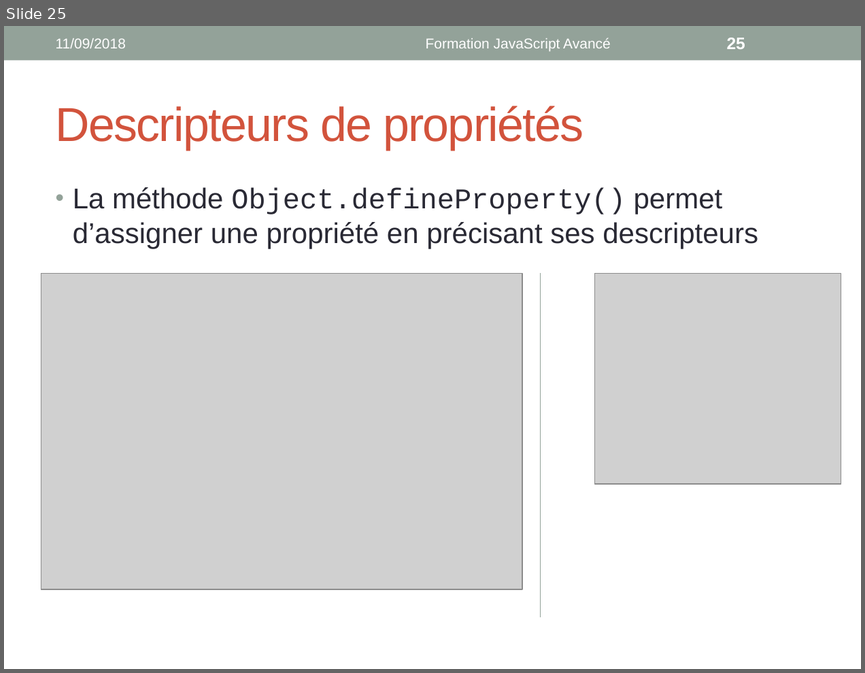
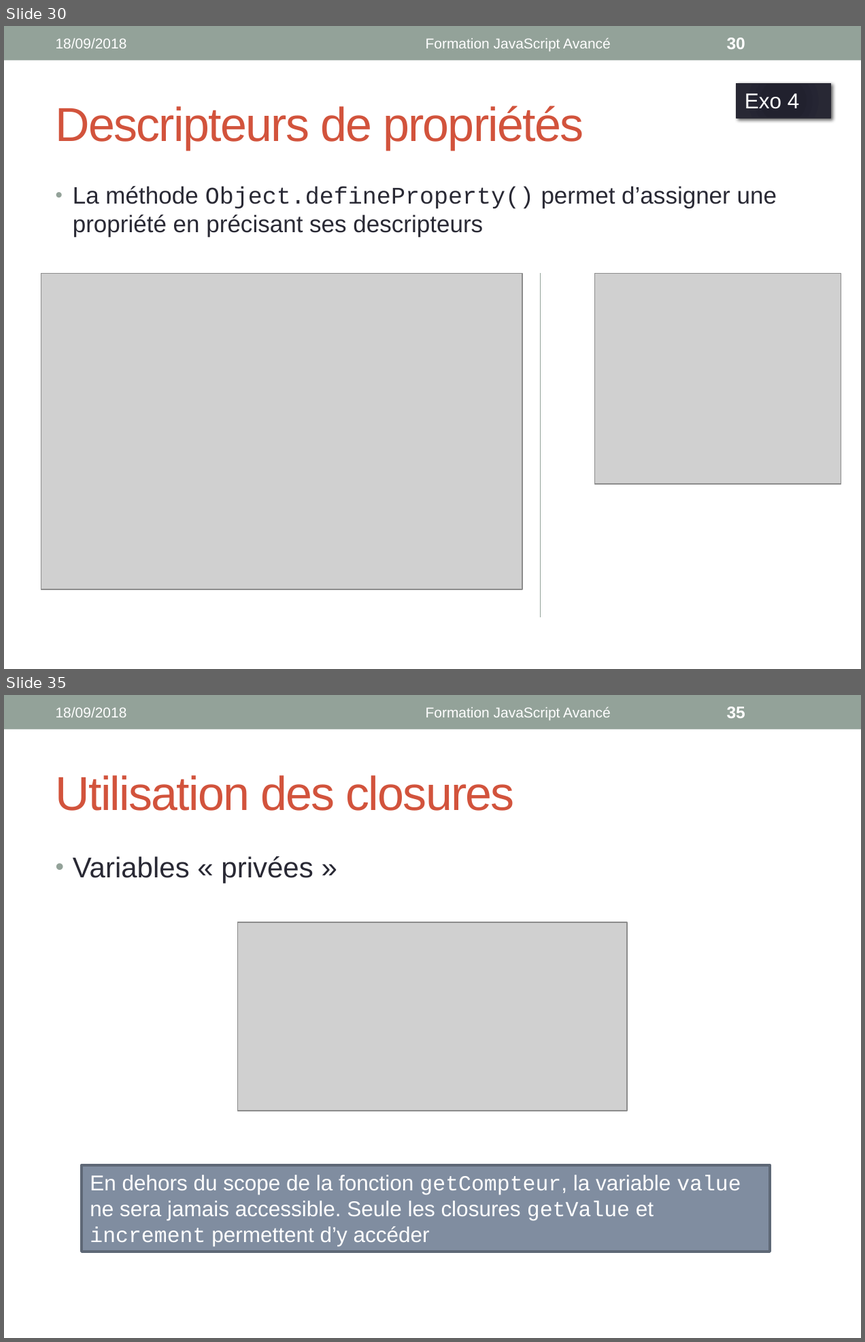
Before and after one commit to worldline/JS-Training, a slide deck: presenter_slides.pptx. Shown one above the other, each under a label of ours: slide 25 before the commit, slides 30 and 35 after it; the slides between them are not shown. The pictures are 865x673 and 865x1342 pixels, drawn with LibreOffice and Linux fonts; fonts in the diff are those of the drawing; grey boxes stand for pictures. Boxes give left, top, right and bottom in pixels: in the first picture for what was removed or moved away, otherwise in the second. Text is boxed around its words. In the diff, an @@ line names an element or a change of style, - is before the commit and + after.

```diff
--- a/presenter_slides.pptx
+++ b/presenter_slides.pptx
@@ slide 35 added at bbox=[4, 695, 861, 1338], background #FFFFFF; not listed: 1 template element that a slide beside it also shows @@
@@ text added at bbox=[56, 707, 127, 717], 12 pt, text #FFFFFF @@
+18/09/2018
@@ text added at bbox=[426, 707, 611, 720], 12 pt, text #FFFFFF @@
+Formation JavaScript Avancé
@@ page number added at bbox=[727, 707, 745, 718], 14 pt, text #FFFFFF, bold @@
+35
@@ title added at bbox=[56, 775, 515, 811], 40 pt, text #D2533C @@
+Utilisation des closures
@@ text added at bbox=[73, 856, 313, 883], 24 pt, text #292934 @@
+• Variables « privées »
@@ picture added at bbox=[238, 922, 627, 1110] @@
@@ rectangle added at bbox=[82, 1164, 770, 1251], fill #808DA0, outline #5F6876 2.08 pt, 18 pt, text #FFFFFF @@
+En dehors du scope de la fonction getCompteur, la variable value ne sera jamais accessible. Seule les closures getValue et increment permettent d’y accéder
@@ what was slide 25 is now slide 30 @@
@@ slide 30 changed as well @@
@@ text at bbox=[56, 38, 127, 48]: text changed @@
-11/09/2018
+18/09/2018
@@ page number at bbox=[727, 38, 745, 49]: text changed @@
-25
+30
@@ rectangle added at bbox=[736, 83, 830, 118], fill gradient #21212F to #21212E to #252534 to #292934, outline #292934 0.75 pt, 18 pt, text #FFFFFF @@
+Exo 4
@@ text "La méthode Object.defineProperty() permet d’assigner ..." at bbox=[73, 186, 776, 237]: size 24 to 20 pt @@
```
Also in this commit, not shown: 30 other slides changed, 39 other slides added.
